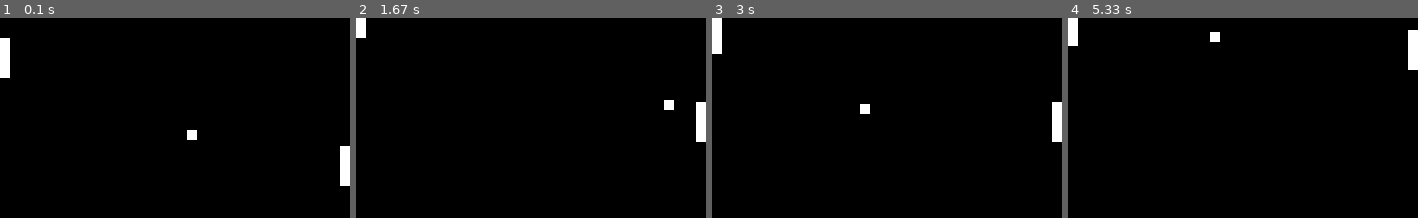
Above: before the commit, frames 1-4 (left to right).
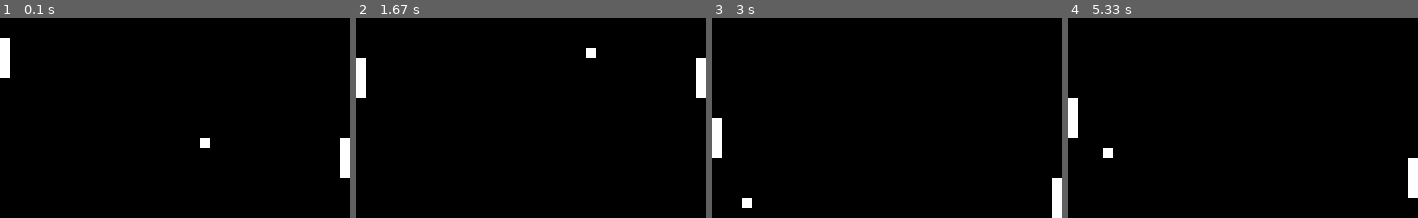
Above: after the commit, the same moments.

Repository: NodeTG/LCU-Pong
Game: pygame game, started from pong_pygame-version.py
The game is run twice, just before and just after one commit, with the same random seed, the same clock (stepped at 60 frames per second) and the same inputs.
Inputs:
- Up to frame 1 (0.1 s): no input
- Up to frame 2 (1.67 s): hold Up 0.33-0.8 s; hold Down 0.83-1.13 s; tap Space at 1.17 s; hold Up from 1.5 s (still down)
- Up to frame 3 (3 s): release Up at 1.87 s; hold Down 1.9-2.27 s; hold Up 2.3-2.6 s; hold Down 2.63-2.93 s; hold Up from 2.97 s (still down)
- Up to frame 4 (5.33 s): release Up at 3.33 s; hold Down 3.37-3.73 s; hold Up 3.77-4.07 s; hold Down 4.1-4.4 s; hold Up 4.43-4.8 s; hold Down 4.83-5.2 s; hold Up from 5.23 s (still down)

The runs differ from the first frame. In frame 1, 0.5% of the frame differs, in the area x 53-100%, y 56-84%; in frame 2, 2.3%; in frame 3, 2.5%, in the area x 0-100%, y 0-100%; in frame 4, 2.4%.

Commit message:
Update python version

Diff:
--- a/pong_pygame-version.py
+++ b/pong_pygame-version.py
@@ -1,10 +1,11 @@
 import pygame
+import random
 
 pygame.init()
 
 WIDTH = 350
 HEIGHT = 200
-FPS = 30
+FPS = 15
 
 PADDLE_WIDTH = 10
 PADDLE_HEIGHT = 40
@@ -13,21 +14,23 @@
 DOWN_HELD = False
 UP_HELD = False
 
+AI_DIFFICULTY = 65  # 0 - 100 | 100 is impossible, 0 means they do literally nothing.
+
 paddle1_x = 0
 paddle1_y = 20
 
 paddle2_x = WIDTH - PADDLE_WIDTH
 paddle2_y = HEIGHT - PADDLE_HEIGHT - 20
 
-ball_x = WIDTH // 2
-ball_y = HEIGHT // 2
+ball_x = 180
+ball_y = 100
 
-ball_x_vel = 4
-ball_y_vel = 4
+ball_x_vel = 10
+ball_y_vel = 10
 
 screen = pygame.display.set_mode((WIDTH, HEIGHT))
 clock = pygame.time.Clock()
-
+execute = True
 while True:
     screen.fill((0,0,0))
 
@@ -41,6 +44,8 @@
                         DOWN_HELD = True
                     case pygame.K_UP:
                         UP_HELD = True
+                    case pygame.K_SPACE:
+                        execute = True
             case pygame.KEYUP:
                 match event.key:
                     case pygame.K_DOWN:
@@ -48,52 +53,75 @@
                     case pygame.K_UP:
                         UP_HELD = False
 
-    # Player Paddle Movement
-    if DOWN_HELD:
-        paddle1_y += 4
-    if UP_HELD:
-        paddle1_y -= 4
+    if execute:
+        # Player Paddle Movement
+        if DOWN_HELD:
+            paddle1_y += 20
+            if paddle1_y + PADDLE_HEIGHT > HEIGHT:
+                paddle1_y = HEIGHT - PADDLE_HEIGHT
+        if UP_HELD:
+            paddle1_y -= 20
+            if paddle1_y < 0:
+                paddle1_y = 0
 
-    # Ball Collision
-    if ball_x + ball_x_vel + BALL_RADIUS >= WIDTH:
-        ball_x_vel *= -1
-        ball_x = WIDTH - BALL_RADIUS
-        print("Player score +1")
-    elif ball_x + ball_x_vel <= 0:
-        ball_x_vel *= -1
-        ball_x = 0 + BALL_RADIUS
-        print("COM score +1")
-    else:
-        ball_x += ball_x_vel
+        # Ball Collision
+        if ball_x + ball_x_vel + BALL_RADIUS >= WIDTH:
+            ball_x = WIDTH // 2
+            ball_y = HEIGHT // 2
+            ball_x_vel *= -1
+            ball_y_vel = 10
+            print("Player score +1")
+        elif ball_x + ball_x_vel < 0:
+            ball_x = WIDTH // 2
+            ball_y = HEIGHT // 2
+            ball_x_vel *= -1
+            ball_y_vel = 10
+            print("COM score +1")
+        else:
+            ball_x += ball_x_vel
 
-    if ball_y + ball_y_vel + BALL_RADIUS >= HEIGHT:
-        ball_y_vel *= -1
-        ball_y = HEIGHT - BALL_RADIUS
-    elif ball_y + ball_y_vel <= 0:
-        ball_y_vel *= -1
-        ball_y = 0 + BALL_RADIUS
-    else:
-        ball_y += ball_y_vel
+        if ball_y + ball_y_vel + BALL_RADIUS >= HEIGHT:
+            ball_y_vel *= -1
+            ball_y = HEIGHT - BALL_RADIUS
+        elif ball_y + ball_y_vel <= 0:
+            ball_y_vel *= -1
+            ball_y = 0 + BALL_RADIUS
+        else:
+            ball_y += ball_y_vel
 
-    # Computer Paddle Movement
-    if ball_y > paddle2_y:
-        paddle2_y += 4
-    elif ball_y < paddle2_y:
-        paddle2_y -= 4
+        # Paddle Collision
+        if ball_y + BALL_RADIUS >= paddle1_y and ball_y <= (paddle1_y + PADDLE_HEIGHT) and ball_x >= paddle1_x and ball_x <= paddle1_x + PADDLE_WIDTH:
+            ball_x_vel *= -1
+            ball_x = 0 + PADDLE_WIDTH
+        elif ball_y + BALL_RADIUS >= paddle2_y and ball_y <= (paddle2_y + PADDLE_HEIGHT) and ball_x + BALL_RADIUS >= paddle2_x and ball_x <= paddle2_x + PADDLE_WIDTH:
+            ball_x_vel *= -1
+            ball_x = WIDTH - PADDLE_WIDTH - BALL_RADIUS
 
-    # Draw Objects to Screen
-    for i in range(PADDLE_WIDTH):
-        for j in range(PADDLE_HEIGHT):
-            screen.set_at((paddle1_x + i, paddle1_y + j), (255,255,255))
+        # Computer Paddle Movement
+        if random.randint(0,100) <= AI_DIFFICULTY:
+            if ball_y > paddle2_y + PADDLE_HEIGHT - 10:
+                paddle2_y += 20
+                if paddle2_y + PADDLE_HEIGHT > HEIGHT:
+                    paddle2_y = HEIGHT - PADDLE_HEIGHT
+            elif ball_y < paddle2_y:
+                paddle2_y -= 20
+                if paddle2_y < 0:
+                    paddle2_y = 0
 
-    for i in range(PADDLE_WIDTH):
-        for j in range(PADDLE_HEIGHT):
-            screen.set_at((paddle2_x + i, paddle2_y + j), (255,255,255))
+        # Draw Objects to Screen
+        for i in range(PADDLE_WIDTH):
+            for j in range(PADDLE_HEIGHT):
+                screen.set_at((paddle1_x + i, paddle1_y + j), (255,255,255))
 
-    for i in range(BALL_RADIUS):
-        for j in range(BALL_RADIUS):
-            screen.set_at((ball_x + i, ball_y + j), (255,255,255))
+        for i in range(PADDLE_WIDTH):
+            for j in range(PADDLE_HEIGHT):
+                screen.set_at((paddle2_x + i, paddle2_y + j), (255,255,255))
 
-    pygame.display.flip()
+        for i in range(BALL_RADIUS):
+            for j in range(BALL_RADIUS):
+                screen.set_at((ball_x + i, ball_y + j), (255,255,255))
 
-    clock.tick(FPS)
+        pygame.display.flip()
+
+        clock.tick(FPS)
+        #execute = False
